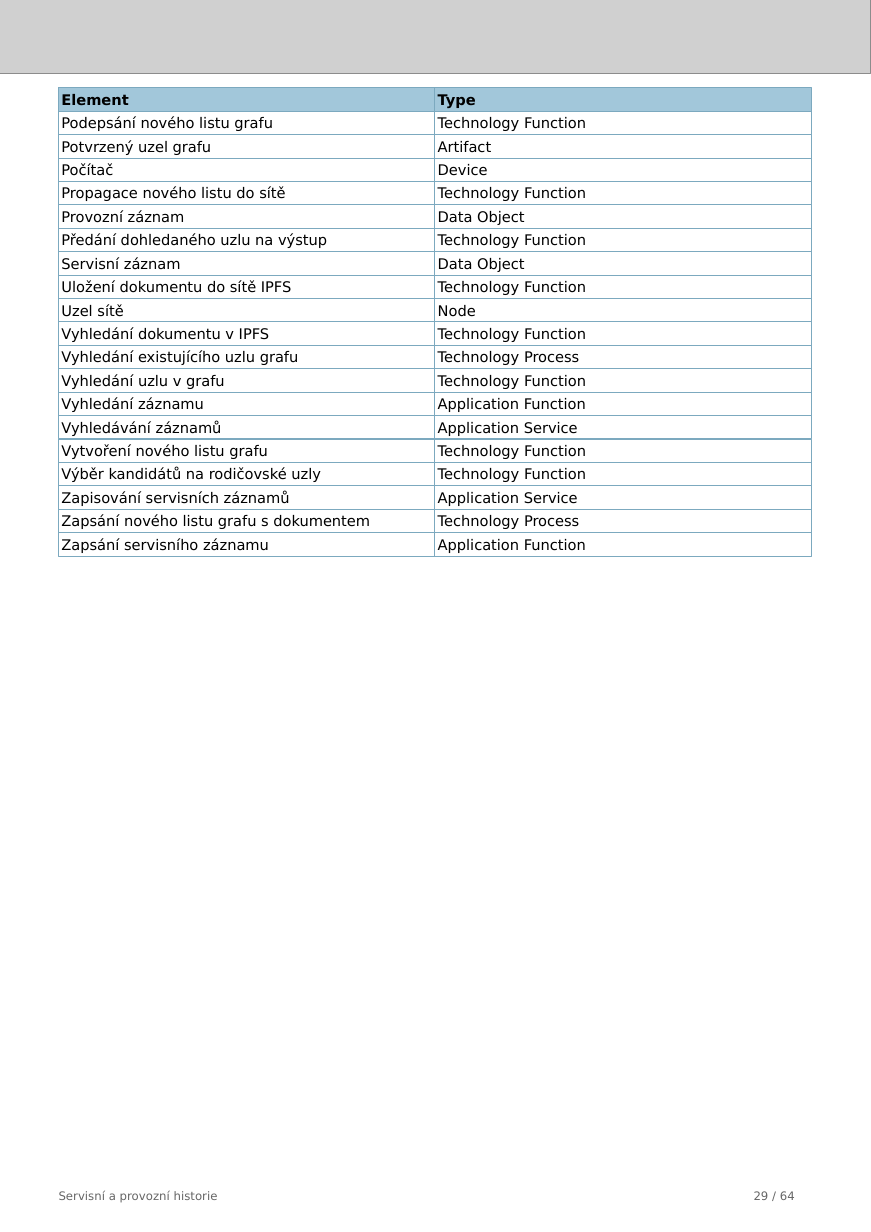
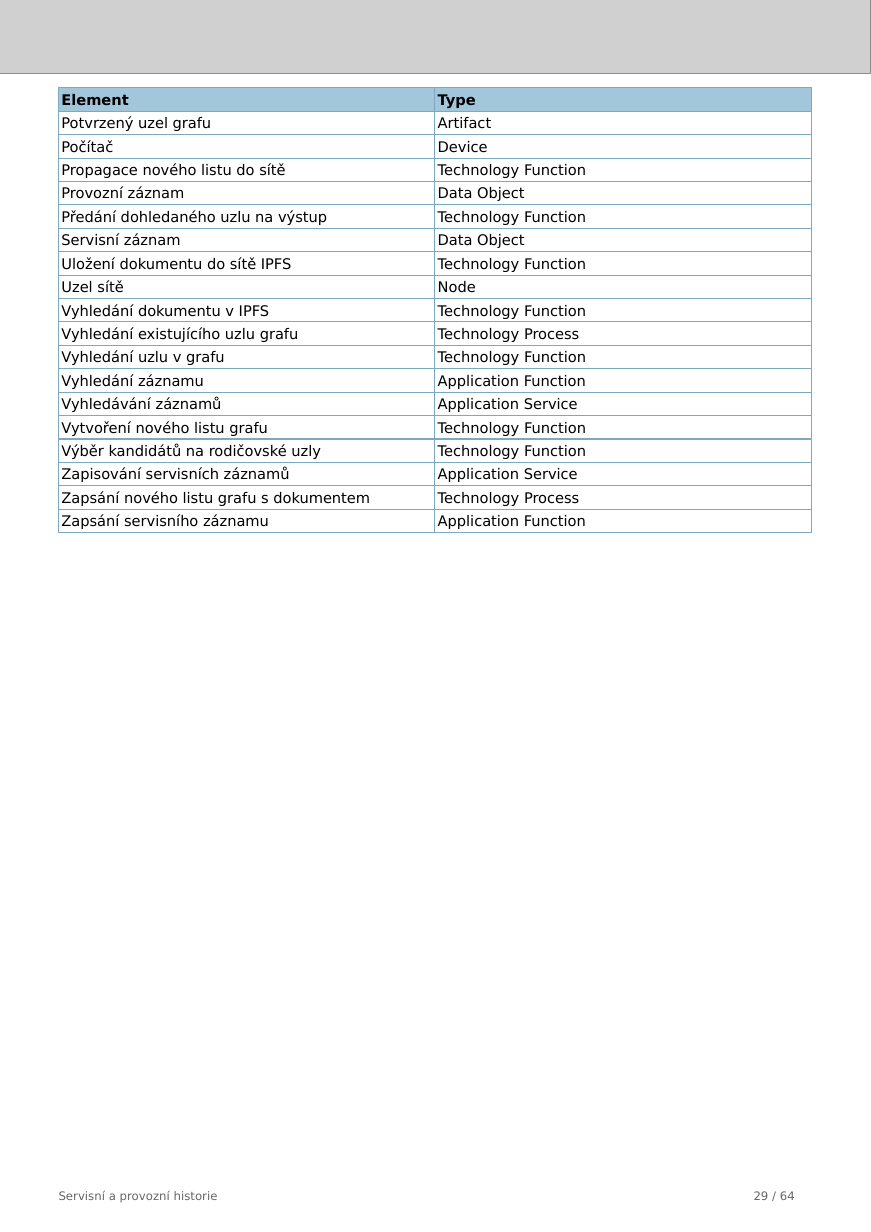
Before and after one commit to friedmannmartin/servisni_a_provozni_historie, a slide deck: slide 29 of report/jasper/servisni_a_provozni_historie.pptx. Drawn at 871x1232 pixels with LibreOffice and Linux fonts; fonts in the diff are those of the drawing; grey boxes stand for pictures. Boxes give left, top, right and bottom in pixels: in the first picture for what was removed or moved away, otherwise in the second. Text is boxed around its words. In the diff, an @@ line names an element or a change of style, - is before the commit and + after.

```diff
--- a/report/jasper/servisni_a_provozni_historie.pptx
+++ b/report/jasper/servisni_a_provozni_historie.pptx
@@ rectangle removed at (59, 112, 436, 135) @@
-Podepsání nového listu grafu
@@ rectangle "Technology Function": place and size @@
-rectangle "Technology Function" at (434, 112, 811, 135)
+rectangle "Technology Function" at (434, 205, 811, 228)
@@ 3 rectangles: place and size @@
-3 rectangles at (434, 229, 811, 346)
+3 rectangles at (434, 252, 811, 369)
@@ rectangle "Technology Function": place and size @@
-rectangle "Technology Function" at (434, 369, 811, 392)
+rectangle "Technology Function" at (434, 415, 811, 439)
@@ rectangle removed at (434, 463, 811, 486) @@
-Technology Function
@@ 30 rectangles: place and size @@
-30 rectangles at (59, 135, 811, 557)
+30 rectangles at (59, 112, 811, 533)
```
Also in this commit, not shown: 7 other slides changed, 24 other files.
